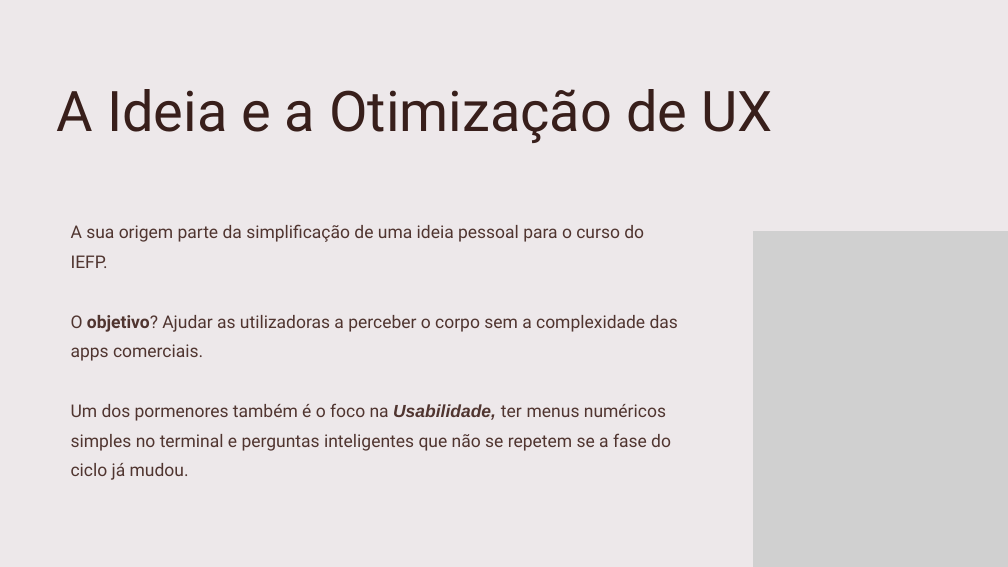
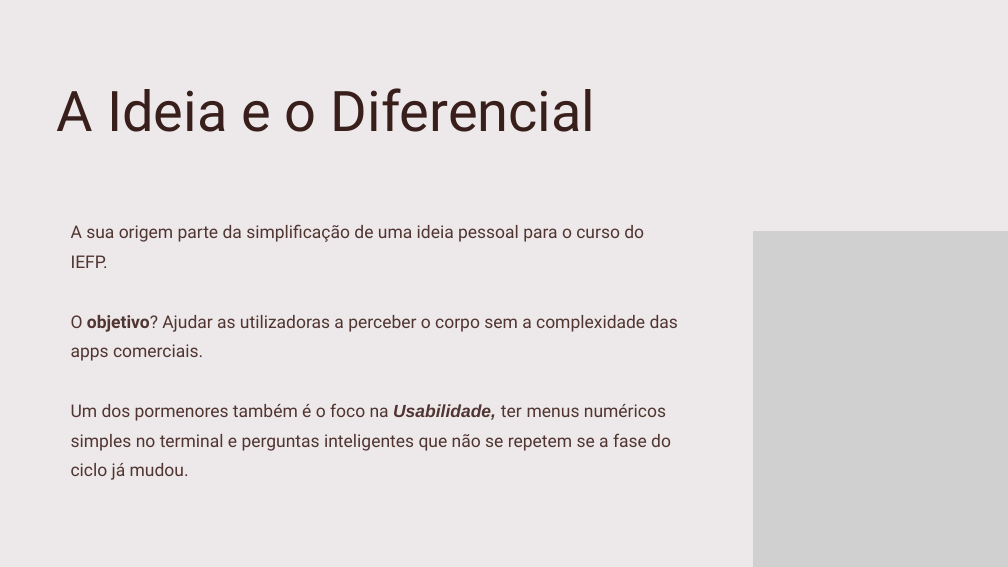
Before and after one commit to CarmitaGomes/projeto-ufcd-10790, a slide deck: slide 2 of assets/apresentacao.pptx. Drawn at 1008x567 pixels with LibreOffice and Linux fonts; fonts in the diff are those of the drawing; grey boxes stand for pictures. Boxes give left, top, right and bottom in pixels: in the first picture for what was removed or moved away, otherwise in the second. Text is boxed around its words. In the diff, an @@ line names an element or a change of style, - is before the commit and + after.

```diff
--- a/assets/apresentacao.pptx
+++ b/assets/apresentacao.pptx
@@ text at (57, 88, 596, 132): text changed @@
-A Ideia e a Otimização de UX
+A Ideia e o Diferencial
```
Also in this commit, not shown: 5 other slides changed, 1 other file.
